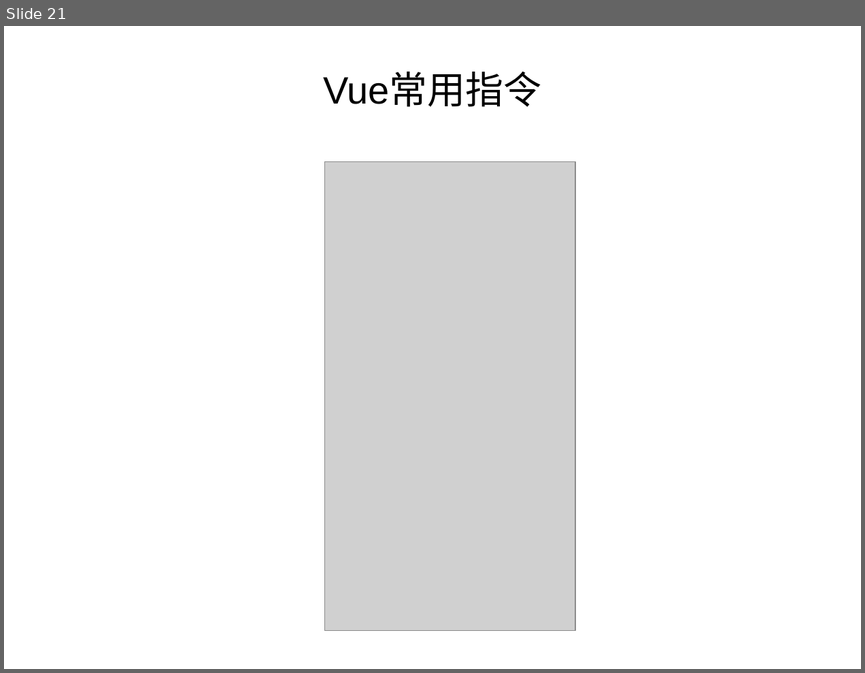
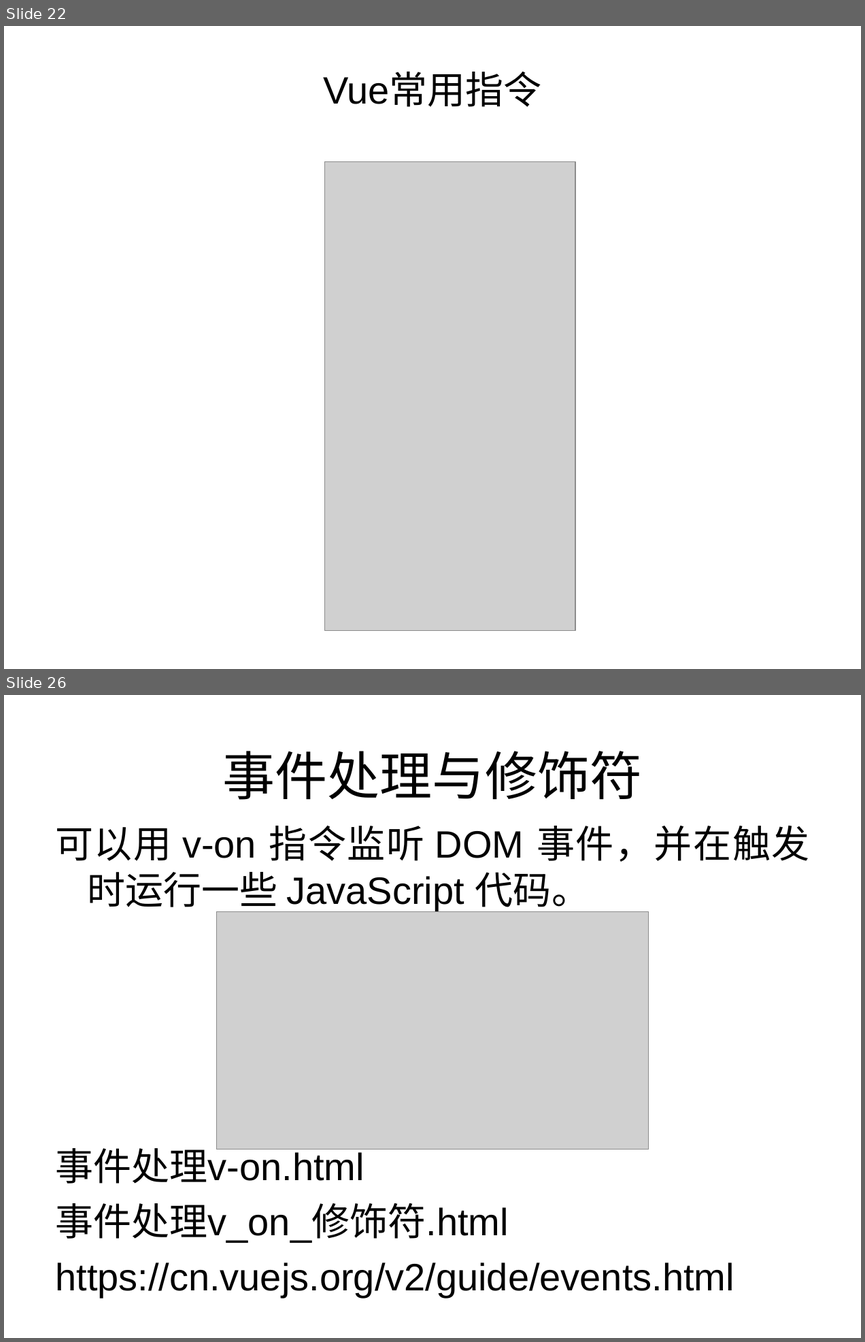
Before and after one commit to zhang13/VueLearn, a slide deck: doc/Vue入坑指南.ppt. Shown one above the other, each under a label of ours: slide 21 before the commit, slides 22 and 26 after it; the slides between them are not shown. The pictures are 865x673 and 865x1342 pixels, drawn with LibreOffice and Linux fonts; fonts in the diff are those of the drawing; grey boxes stand for pictures. Boxes give left, top, right and bottom in pixels: in the first picture for what was removed or moved away, otherwise in the second. Text is boxed around its words. In the diff, an @@ line names an element or a change of style, - is before the commit and + after.

```diff
--- a/doc/Vue入坑指南.ppt
+++ b/doc/Vue入坑指南.ppt
@@ slide 26 added at (4,695,861,1338), background #FFFFFF @@
@@ title added at (223,751,642,800), 44 pt, text #000000 @@
+事件处理与修饰符
@@ text added at (55,826,809,1297), 32 pt, text #000000 @@
+可以用 v-on 指令监听 DOM 事件，并在触发时运行一些 JavaScript 代码。
+事件处理v-on.html
+事件处理v_on_修饰符.html
+https://cn.vuejs.org/v2/guide/events.html
@@ picture added at (216,912,649,1149) @@
@@ what was slide 21 is now slide 22 @@
```
Also in this commit, not shown: 2 slides changed, 5 other slides added, 1 slide removed, 10 other files.
